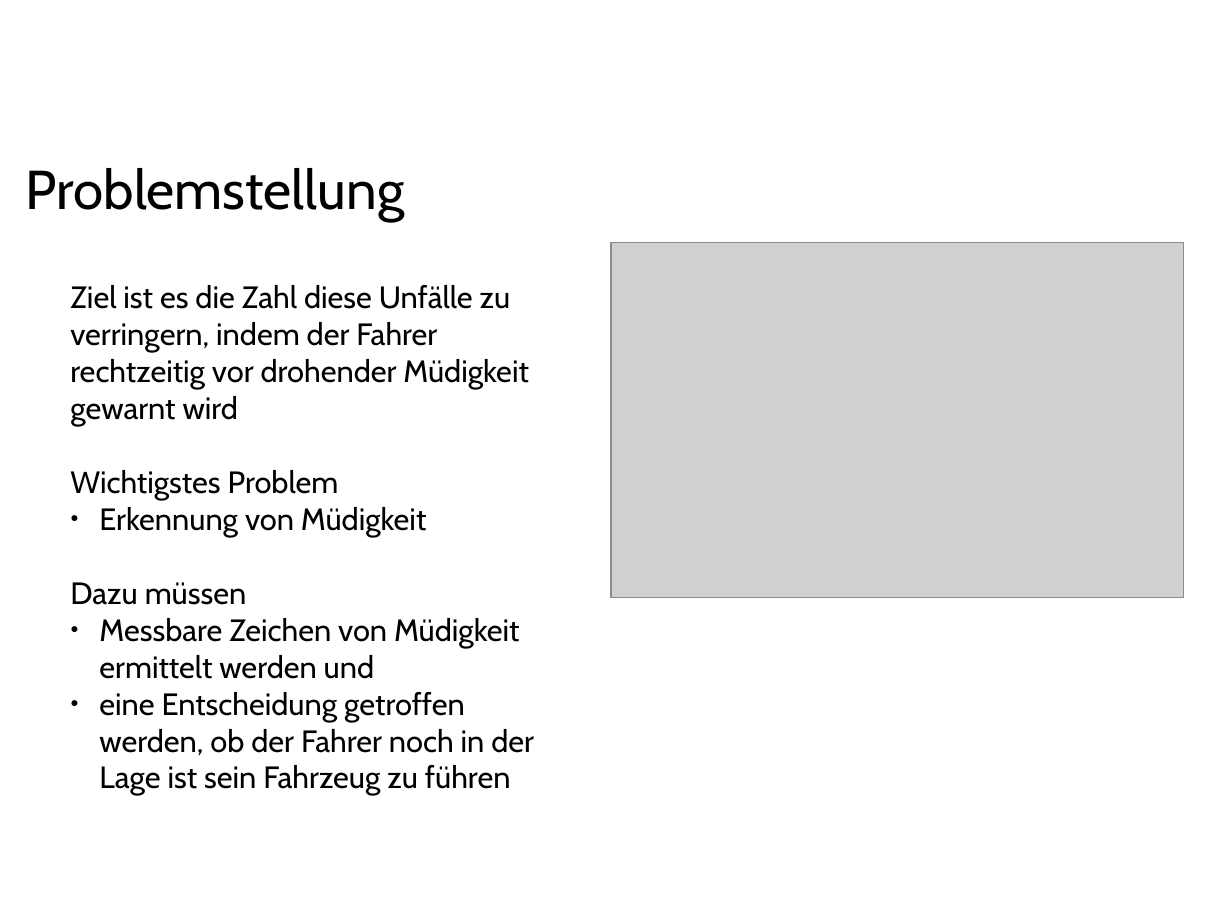
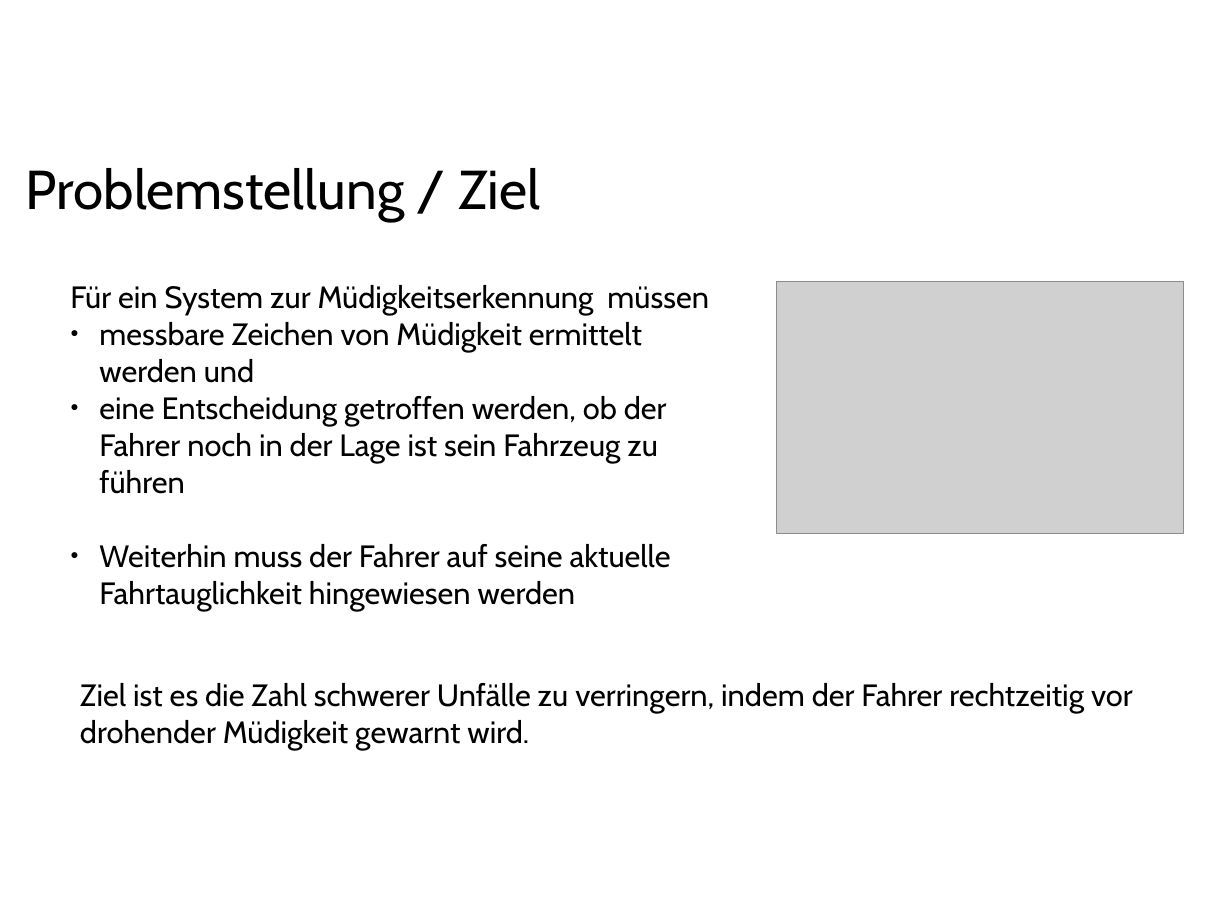
Before and after one commit to ppasler/current-adas, a slide deck: slide 3 of project/presentation/Praesentation_PoSDBoS_Pasler.odp. Drawn at 1232x924 pixels with LibreOffice and Linux fonts; fonts in the diff are those of the drawing; grey boxes stand for pictures; background and template pictures are left out. Boxes give left, top, right and bottom in pixels: in the first picture for what was removed or moved away, otherwise in the second. Text is boxed around its words. In the diff, an @@ line names an element or a change of style, - is before the commit and + after.

Commit message:
added presentation

```diff
--- a/project/presentation/Praesentation_PoSDBoS_Pasler.odp
+++ b/project/presentation/Praesentation_PoSDBoS_Pasler.odp
@@ text at [26, 168, 540, 221]: text changed @@
-Problemstellung
+Problemstellung / Ziel
@@ text at [70, 285, 709, 383]: text changed @@
-Ziel ist es die Zahl diese Unfälle zu verringern, indem der Fahrer rechtzeitig vor drohender Müdigkeit gewarnt wird
-Wichtigstes Problem
-● Erkennung von Müdigkeit
-Dazu müssen
-● Messbare Zeichen von Müdigkeit ermittelt werden und
+Für ein System zur Müdigkeitserkennung müssen
+● messbare Zeichen von Müdigkeit ermittelt werden und
@@ picture: place and size @@
-picture at [611, 243, 1184, 598]
+picture at [776, 281, 1183, 533]
@@ text at [99, 544, 671, 610]: paragraph added @@
+● Weiterhin muss der Fahrer auf seine aktuelle Fahrtauglichkeit hingewiesen werden
@@ text added at [80, 683, 1133, 749], 18 pt, text #000000 @@
+Ziel ist es die Zahl schwerer Unfälle zu verringern, indem der Fahrer rechtzeitig vor drohender Müdigkeit gewarnt wird.
```
Also in this commit, not shown: 1 other slide changed, 8 slides added, 5 slides removed.
